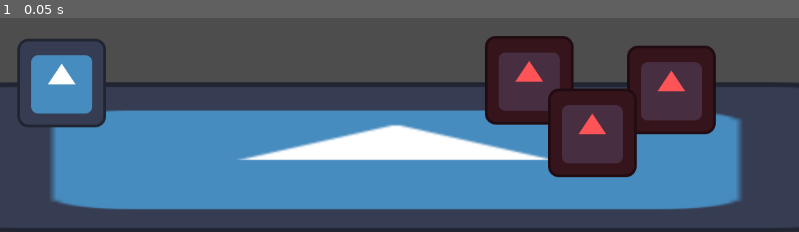
Above: before the commit, frame 1.
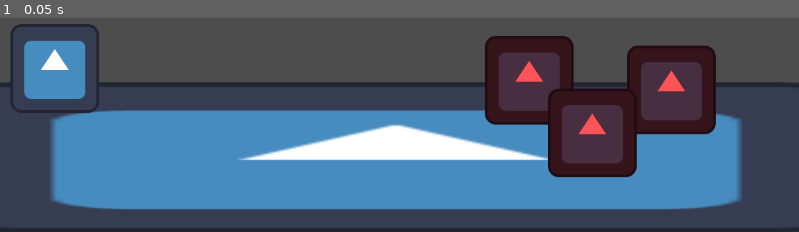
Above: after the commit, the same moment.

Repository: Lord-Dargon/The-Way
Game: Godot game, scene res://Scenes/Battle.tscn
Same seed, same stepped clock (60 frames per second), same inputs: the game is played once before the commit and once after it. Before the commit the project has no main scene; this scene is started directly in both runs. The engine's default icon, where the game draws it, is replaced by a stand-in: a white triangle on a blue panel in a dark square.
Inputs:
- Up to frame 1 (0.05 s): no input

The runs differ from the first frame. In frame 1, 2.9% of the frame differs, in the area x 1-14%, y 2-52%.

Commit message:
Added button operation
Check the test scene by clicking on the character and then the buttons while looking at the debug log

Diff:
--- a/Scenes/Battle.tscn
+++ b/Scenes/Battle.tscn
@@ -1,6 +1,7 @@
-[gd_scene load_steps=2 format=3 uid="uid://dbwep0qj6sw6w"]
+[gd_scene load_steps=3 format=3 uid="uid://dbwep0qj6sw6w"]
 
 [ext_resource type="Texture2D" uid="uid://c7vrifdgm18i2" path="res://Graphics/icon.svg" id="1_tlngn"]
+[ext_resource type="Script" path="res://Scripts/Test_Player.gd" id="2_ps8u1"]
 
 [node name="Battle" type="Node2D"]
 
@@ -9,21 +10,24 @@
 scale = Vector2(11.25, 1.69531)
 texture = ExtResource("1_tlngn")
 
-[node name="Sprite2D" type="Sprite2D" parent="."]
-position = Vector2(89, 433)
+[node name="Character" type="Sprite2D" parent="."]
+position = Vector2(79, 412)
 texture = ExtResource("1_tlngn")
+script = ExtResource("2_ps8u1")
+Spd = 10
 metadata/_edit_group_ = true
 
-[node name="Character_Button" type="Button" parent="Sprite2D"]
+[node name="Character_Button" type="Button" parent="Character"]
 modulate = Color(1, 1, 1, 0)
 offset_left = -65.0
 offset_top = -63.0
 offset_right = 65.0
 offset_bottom = 65.0
+toggle_mode = true
 
-[node name="Menu" type="Node" parent="Sprite2D/Character_Button"]
+[node name="Menu" type="Node" parent="Character/Character_Button"]
 
-[node name="Panel" type="Panel" parent="Sprite2D/Character_Button/Menu"]
+[node name="Panel" type="Panel" parent="Character/Character_Button/Menu"]
 visible = false
 self_modulate = Color(1, 1, 1, 0.333333)
 offset_left = 242.0
@@ -31,7 +35,8 @@
 offset_right = 444.0
 offset_bottom = 327.0
 
-[node name="Button" type="Button" parent="Sprite2D/Character_Button/Menu/Panel"]
+[node name="Attack_1" type="Button" parent="Character/Character_Button/Menu/Panel"]
+layout_mode = 0
 offset_left = 22.0
 offset_top = 9.0
 offset_right = 189.0
@@ -39,20 +44,25 @@
 text = "Attack 1
 "
 
-[node name="Button2" type="Button" parent="Sprite2D/Character_Button/Menu/Panel"]
+[node name="Attack_2" type="Button" parent="Character/Character_Button/Menu/Panel"]
+layout_mode = 0
 offset_left = 22.0
 offset_top = 54.0
 offset_right = 189.0
 offset_bottom = 85.0
 text = "Attack 2"
 
-[node name="Button3" type="Button" parent="Sprite2D/Character_Button/Menu/Panel"]
+[node name="Attack_3" type="Button" parent="Character/Character_Button/Menu/Panel"]
+layout_mode = 0
 offset_left = 21.0
 offset_top = 99.0
 offset_right = 188.0
 offset_bottom = 130.0
 text = "Attack 3
 "
+
+[node name="Timer" type="Timer" parent="Character"]
+one_shot = true
 
 [node name="Sprite2D2" type="Sprite2D" parent="."]
 modulate = Color(1, 0.329412, 0.341176, 1)
@@ -68,3 +78,9 @@
 modulate = Color(1, 0.329412, 0.341176, 1)
 position = Vector2(854, 505)
 texture = ExtResource("1_tlngn")
+
+[connection signal="pressed" from="Character/Character_Button" to="Character" method="_on_character_button_pressed"]
+[connection signal="toggled" from="Character/Character_Button" to="Character" method="_on_character_button_toggled"]
+[connection signal="pressed" from="Character/Character_Button/Menu/Panel/Attack_1" to="Character" method="_on_attack_1_pressed"]
+[connection signal="pressed" from="Character/Character_Button/Menu/Panel/Attack_2" to="Character" method="_on_attack_2_pressed"]
+[connection signal="pressed" from="Character/Character_Button/Menu/Panel/Attack_3" to="Character" method="_on_attack_3_pressed"]
--- /dev/null
+++ b/Scripts/Test_Player.gd
@@ -0,0 +1,53 @@
+extends Node
+
+#Stats
+@export var HP: int = 100
+@export var Def: int = 100
+@export var Atk: int = 100
+@export var Spd: int = 100
+
+@onready var character_button = $Character_Button
+@onready var button = $Character_Button/Menu/Panel/Button
+@onready var menu = $Character_Button/Menu/Panel
+@onready var Action_bar = $Timer
+
+
+
+
+# Called when the node enters the scene tree for the first time.
+func _ready():
+	Action_bar.set_wait_time(100/Spd)
+	Action_bar.start()
+	pass # Replace with function body.
+# Called every frame. 'delta' is the elapsed time since the previous frame.
+func _process(delta):
+	print(Action_bar.time_left)
+	pass
+
+
+
+func _on_attack_1_pressed():
+	if Action_bar.is_stopped():
+		print("Attack_1")
+		Action_bar.start()
+		pass #
+
+func _on_attack_2_pressed():
+	if Action_bar.is_stopped():
+		print("Attack_2")
+		Action_bar.start()
+	pass
+
+func _on_attack_3_pressed():
+	if Action_bar.is_stopped():
+		print("Attack_3")
+		Action_bar.start()
+		pass # Replace with function body.
+
+
+
+func _on_character_button_toggled(toggled_on):
+	menu.show()
+
+	if toggled_on == false:
+		menu.hide()
--- a/project.godot
+++ b/project.godot
@@ -11,5 +11,6 @@
 [application]
 
 config/name="The-way"
+run/main_scene="res://Scenes/Battle.tscn"
 config/features=PackedStringArray("4.2", "Forward Plus")
 config/icon="res://Graphics/icon.svg"
